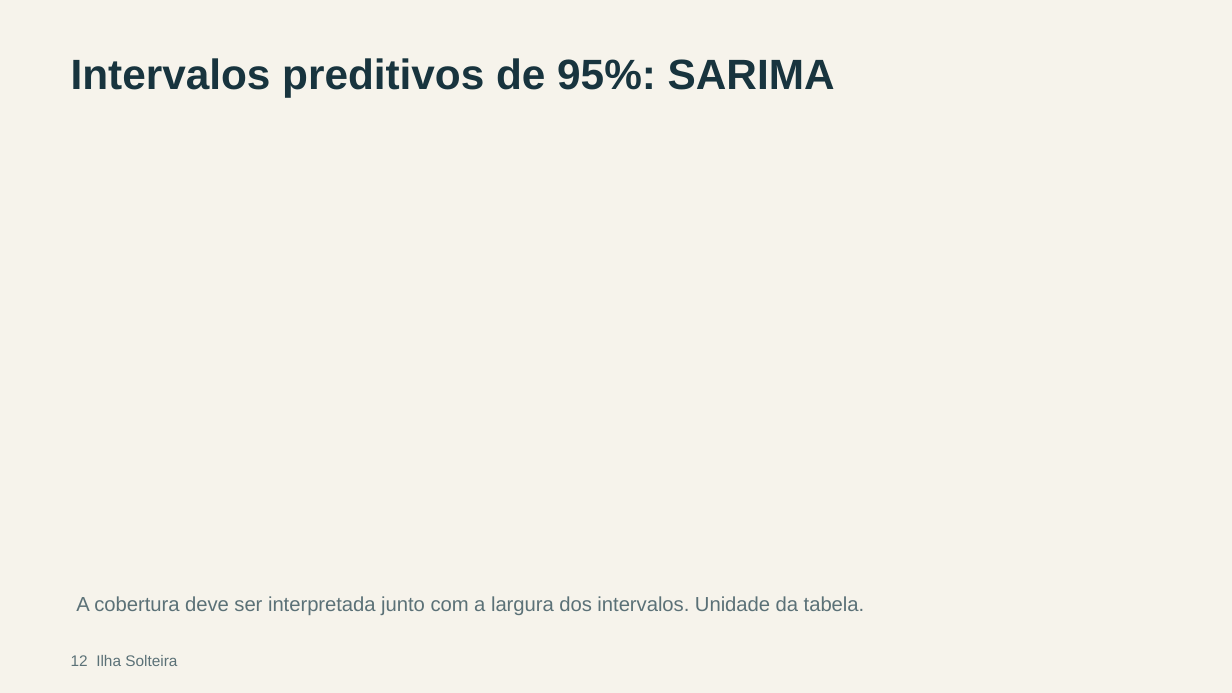
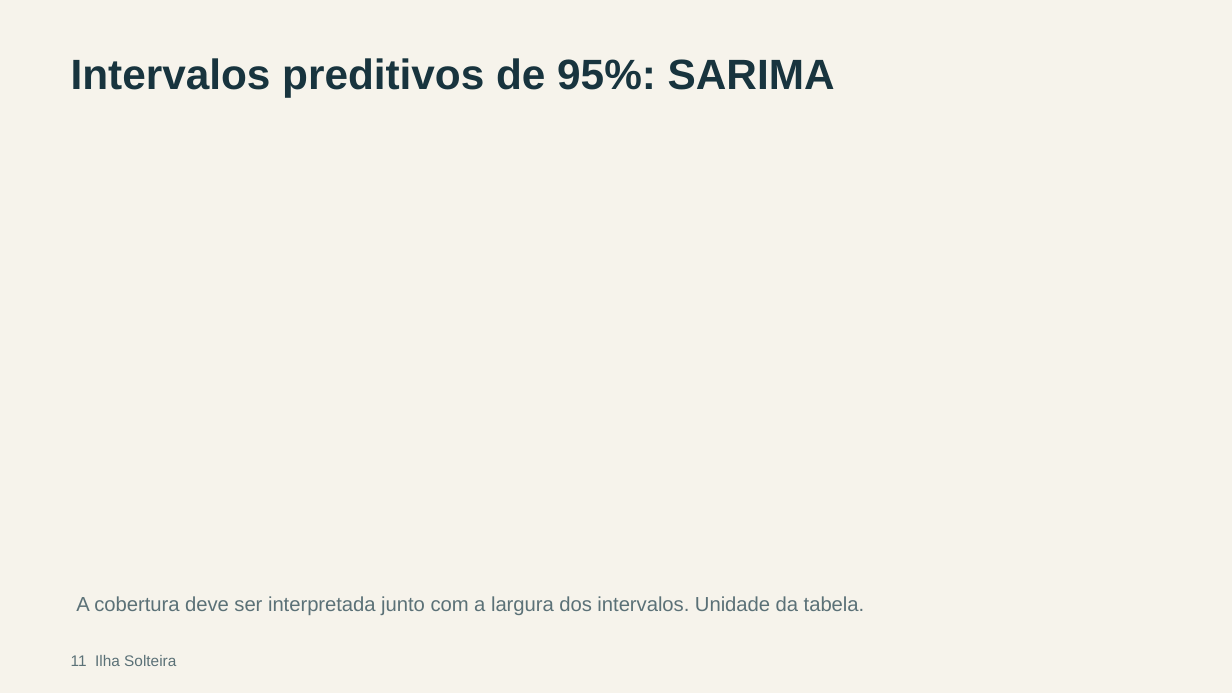
Before and after one commit to letfontenelle/modelagem-analitica, a slide deck: slide 11 of output/apresentacao_ilha_solteira.pptx (slide 12 before the commit). Drawn at 1232x693 pixels with LibreOffice and Linux fonts; fonts in the diff are those of the drawing. Boxes give left, top, right and bottom in pixels: in the first picture for what was removed or moved away, otherwise in the second. Text is boxed around its words. In the diff, an @@ line names an element or a change of style, - is before the commit and + after.

```diff
--- a/output/apresentacao_ilha_solteira.pptx
+++ b/output/apresentacao_ilha_solteira.pptx
@@ text at [71, 655, 176, 666]: text changed @@
-12 Ilha Solteira
+11 Ilha Solteira
```
Also in this commit, not shown: 15 other slides changed, 1 slide removed, 9 other files.
